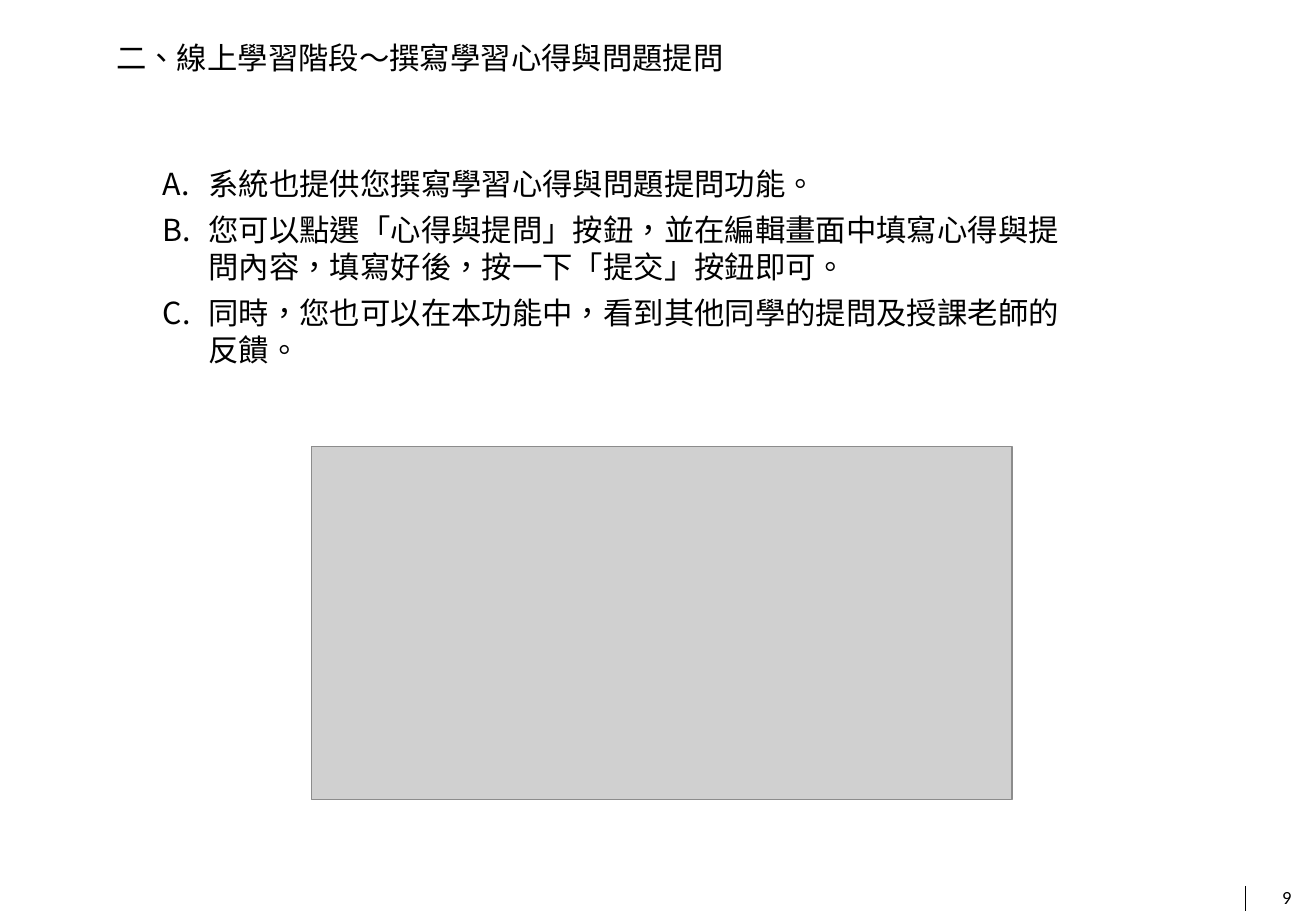
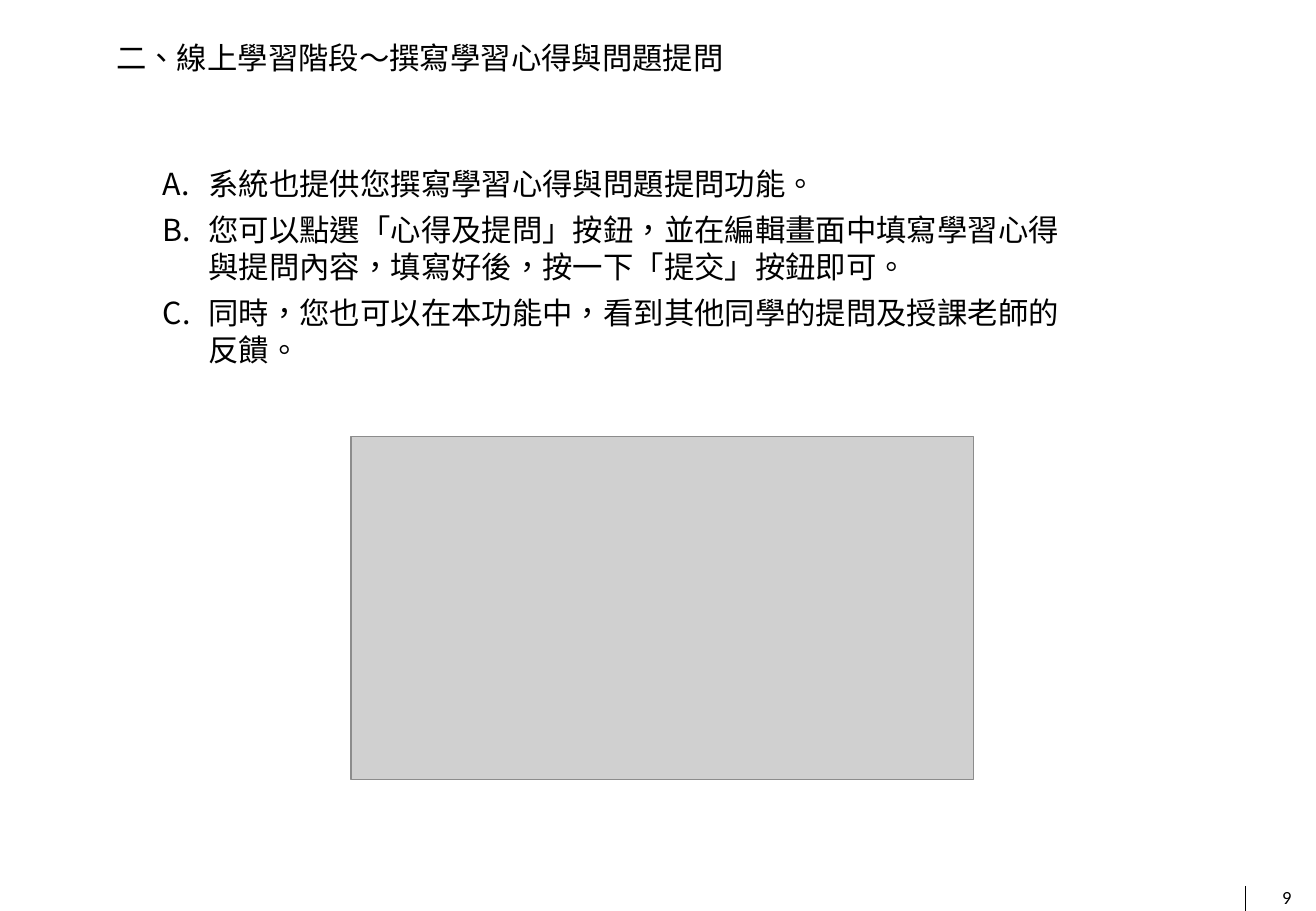
Before and after one commit to little2/l_ms, a slide deck: slide 9 of readme.pptx. Drawn at 1316x911 pixels with LibreOffice and Linux fonts; fonts in the diff are those of the drawing; grey boxes stand for pictures; background and template pictures are left out. Boxes give left, top, right and bottom in pixels: in the first picture for what was removed or moved away, otherwise in the second. Text is boxed around its words. In the diff, an @@ line names an element or a change of style, - is before the commit and + after.

```diff
--- a/readme.pptx
+++ b/readme.pptx
@@ text at (208, 215, 1058, 281): text changed @@
-B. 您可以點選「心得與提問」按鈕，並在編輯畫面中填寫心得與提問內容，填寫好後，按一下「提交」按鈕即可。
+B. 您可以點選「心得及提問」按鈕，並在編輯畫面中填寫學習心得與提問內容，填寫好後，按一下「提交」按鈕即可。
@@ picture: place and size @@
-picture at (311, 447, 1012, 801)
+picture at (351, 436, 975, 779)
```
Also in this commit, not shown: 5 other slides changed, 2 other files.
